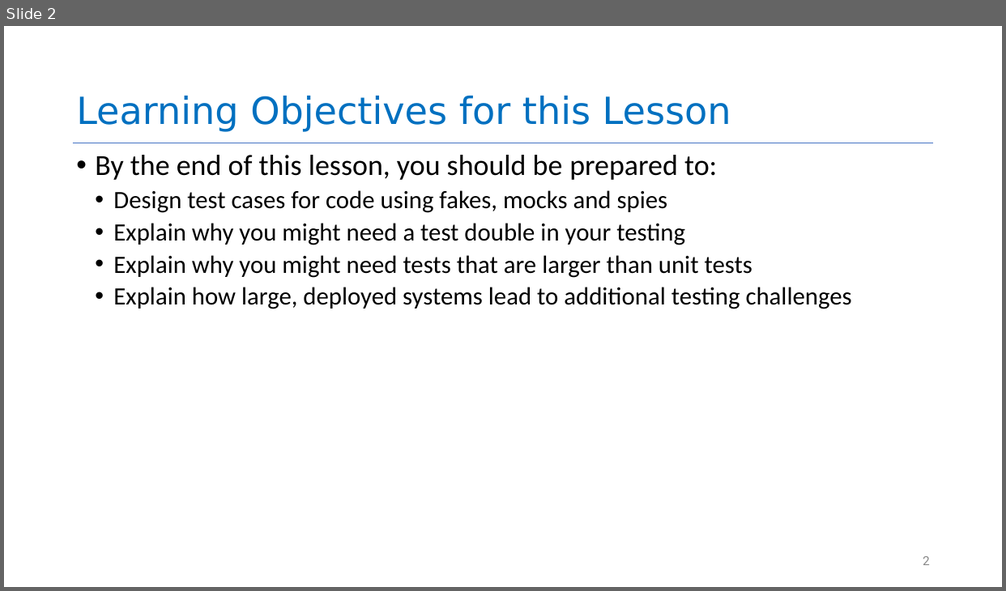
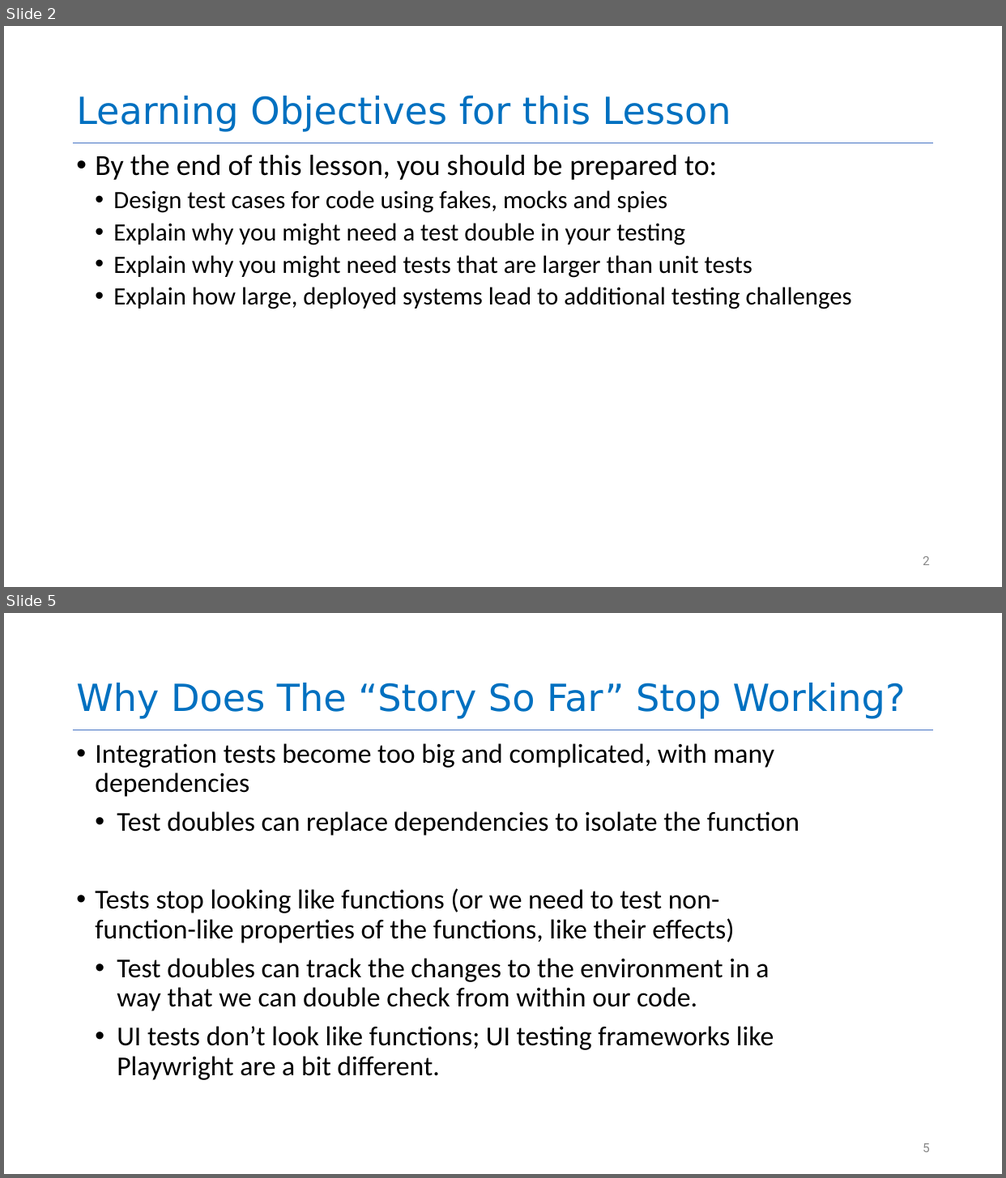
Before and after one commit to neu-se/CS4530-Spring-2026, a slide deck: Slides/Module 10 Testing Larger Things.pptx. Shown one above the other, each under a label of ours: slide 2 before the commit, slides 2 and 5 after it; the slides between them are not shown. The pictures are 1006x591 and 1006x1178 pixels, drawn with LibreOffice and Linux fonts; fonts in the diff are those of the drawing. Boxes give left, top, right and bottom in pixels: in the first picture for what was removed or moved away, otherwise in the second. Text is boxed around its words. In the diff, an @@ line names an element or a change of style, - is before the commit and + after.

```diff
--- a/Slides/Module 10 Testing Larger Things.pptx
+++ b/Slides/Module 10 Testing Larger Things.pptx
@@ slide 5 added at (4,613,1002,1174), background #FFFFFF; not listed: 1 template element that a slide beside it also shows @@
@@ title added at (76,683,906,719), 72 pt, text #0070C0 @@
+Why Does The “Story So Far” Stop Working?
@@ text added at (95,743,799,1080), 52.6 pt, text #000000 @@
+• Integration tests become too big and complicated, with many dependencies
+  • Test doubles can replace dependencies to isolate the function
+• Tests stop looking like functions (or we need to test non-function-like properties of the functions, like their effects)
+  • Test doubles can track the changes to the environment in a way that we can double check from within our code.
+  • UI tests don’t look like functions; UI testing frameworks like Playwright are a bit different.
@@ page number added at (923,1144,930,1152), 24 pt, text #888888 @@
+5
```
Also in this commit, not shown: 24 slides changed, 18 other slides added, 2 other files.
